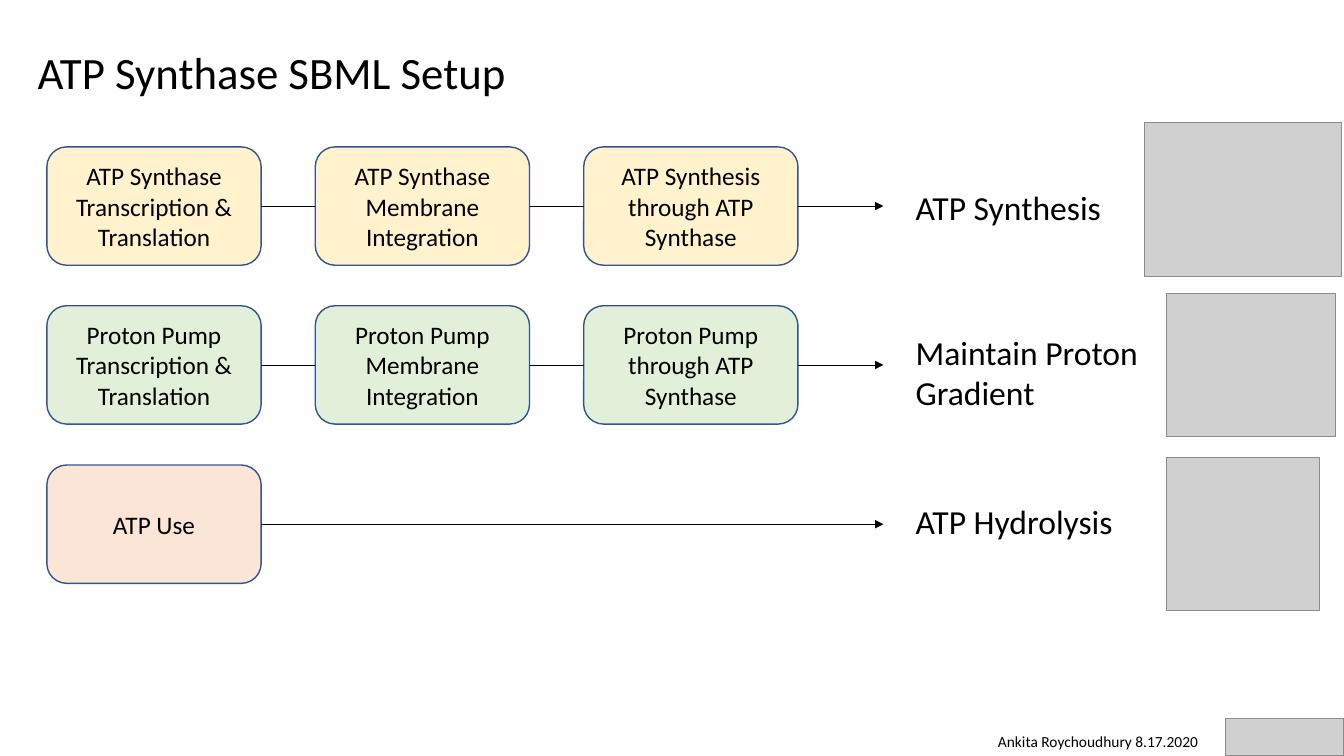
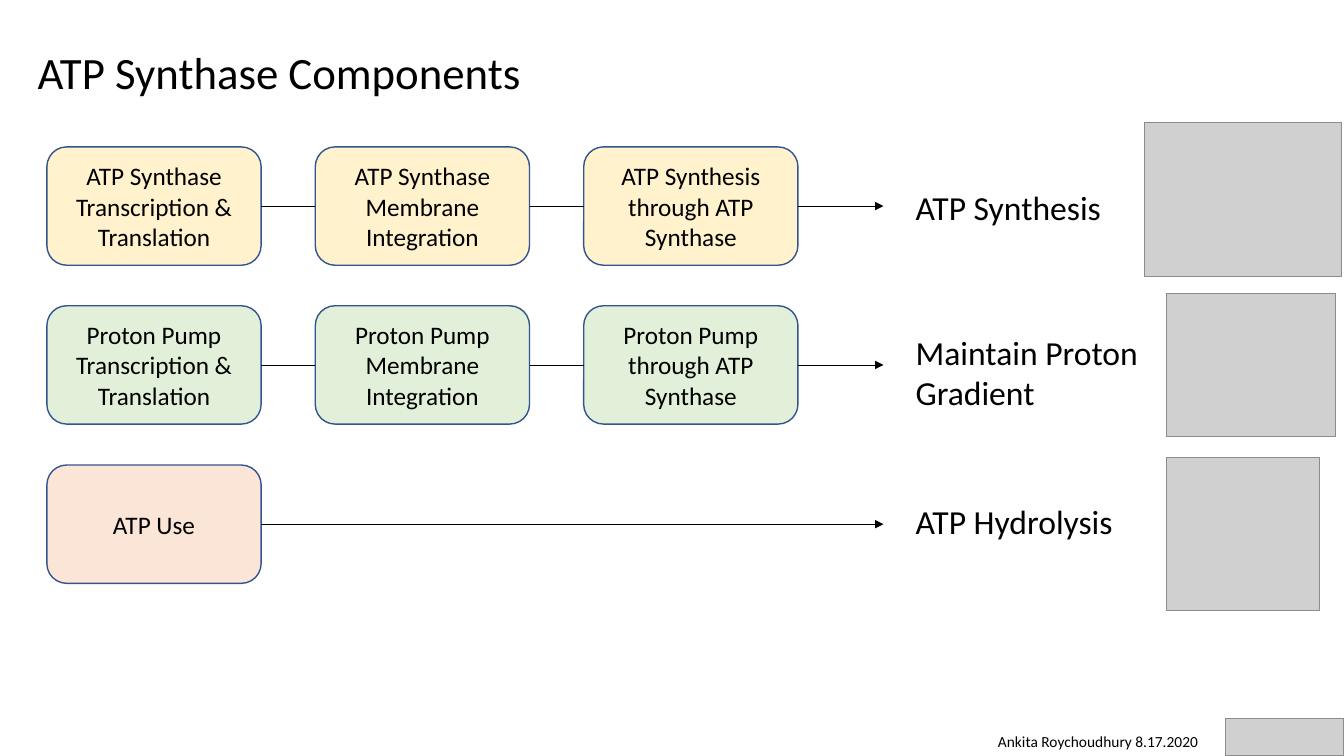
Before and after one commit to AnkitaRoychoudhury/ug_murray, a slide deck: slide 7 of miscellaneous/presentations/20200817_murray_mtg.pptx. Drawn at 1344x756 pixels with LibreOffice and Linux fonts; fonts in the diff are those of the drawing; grey boxes stand for pictures. Boxes give left, top, right and bottom in pixels: in the first picture for what was removed or moved away, otherwise in the second. Text is boxed around its words. In the diff, an @@ line names an element or a change of style, - is before the commit and + after.

Commit message:
surf poster, atp synthase colabs complete

```diff
--- a/miscellaneous/presentations/20200817_murray_mtg.pptx
+++ b/miscellaneous/presentations/20200817_murray_mtg.pptx
@@ title at bbox=[38, 58, 520, 97]: text changed @@
-ATP Synthase SBML Setup
+ATP Synthase Components
```
Also in this commit, not shown: 4 other slides changed, 1 slide added, 1 slide removed, 31 other files.
